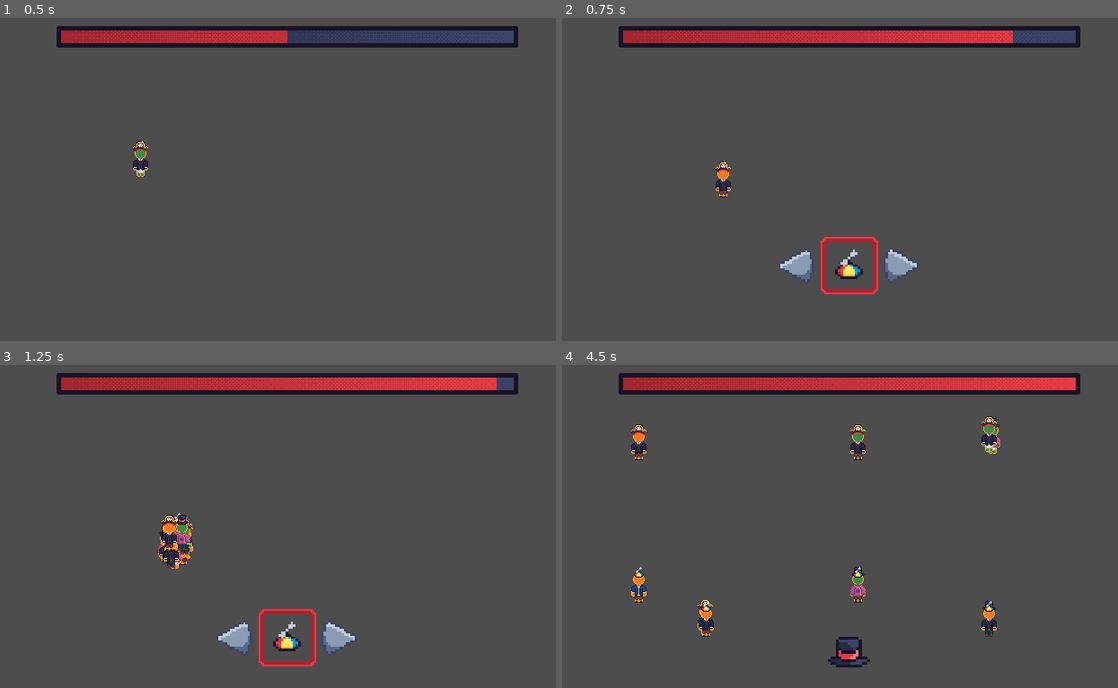
Above: before the commit, frames 1-4 (two rows, left to right).
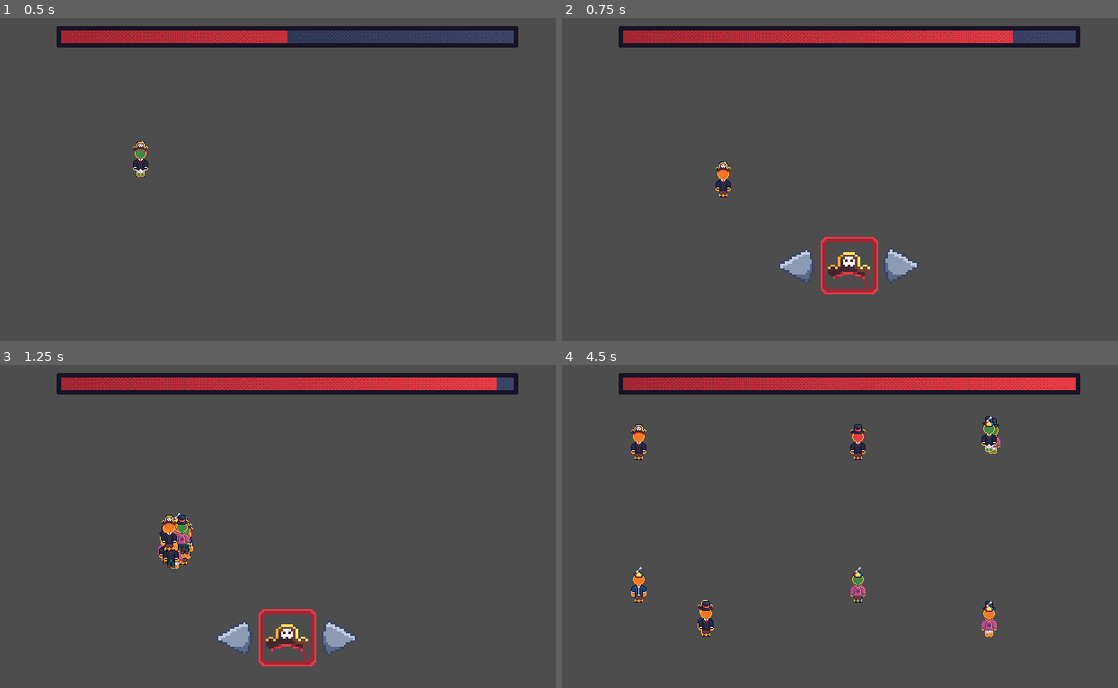
Above: after the commit, the same moments.

Repository: LaneMcMartin/FastFashion
Game: Godot game, scene res://main/main.tscn
The game is run twice, just before and just after one commit, with the same random seed, the same clock (stepped at 60 frames per second) and the same inputs.
Inputs (mouse positions are in pixels of both pictures, inside the frame that each line leads up to):
- Up to frame 1 (0.5 s): no input
- Up to frame 2 (0.75 s): move the mouse to (701, 160) at 0.52 s; press the mouse at (701, 160) at 0.53 s; hold D (RIGHT) from 0.53 s (still down)
- Up to frame 3 (1.25 s): keep holding D (RIGHT)
- Up to frame 4 (4.5 s): move the mouse to (734, 532) at 1.27 s; release D (RIGHT) at 1.28 s; release the mouse at (734, 532) at 1.28 s; hold A (LEFT) 1.28-2.03 s; tap Space (SELECT) at 1.35, 2.85, 4.35 s; click (734, 532) at 1.42 s; move the mouse to (906, 455) at 2.02 s; press the mouse at (906, 455) at 2.03 s; hold D (RIGHT) 2.03-3.53 s; move the mouse to (684, 487) at 2.77 s; release the mouse at (684, 487) at 2.78 s; click (684, 487) at 2.92 s; move the mouse to (1023, 574) at 3.52 s; press the mouse at (1023, 574) at 3.53 s; hold A (LEFT) from 3.53 s (still down); move the mouse to (684, 487) at 4.27 s; release the mouse at (684, 487) at 4.28 s; click (684, 487) at 4.42 s

Frame 1 is identical in both runs. In frame 2, 0.5% of the frame differs, in the area x 47-56%, y 71-84%; in frame 3, 0.5%; in frame 4, 0.8%, in the area x 24-79%, y 15-94%.

Commit message:
Fixed item selector offset bug

Diff:
--- a/selector/selector.gd
+++ b/selector/selector.gd
@@ -33,6 +33,7 @@
 func update(new_type: CompositeSprite.TYPE) -> void:
 	current_type = new_type
 	item.offset.y = CompositeSprite.sprite_offsets[current_type]
+	_scroll_selection(Selector.DIRECTION.RIGHT)
 
 
 func _left_arrow_clicked(viewport: Node, event: InputEvent, shape_idx: int) -> void:
--- a/selector/selector.tscn
+++ b/selector/selector.tscn
@@ -76,6 +76,21 @@
 "Pulse": SubResource("Animation_0a6ju")
 }
 
+[sub_resource type="Animation" id="Animation_rubv1"]
+resource_name = "Hide"
+tracks/0/type = "value"
+tracks/0/imported = false
+tracks/0/enabled = true
+tracks/0/path = NodePath(".:position")
+tracks/0/interp = 2
+tracks/0/loop_wrap = true
+tracks/0/keys = {
+"times": PackedFloat32Array(0, 0.3, 0.5),
+"transitions": PackedFloat32Array(1, 0.5, 1),
+"update": 0,
+"values": [Vector2(0, 0), Vector2(0, -20), Vector2(0, 100)]
+}
+
 [sub_resource type="Animation" id="Animation_cdc0a"]
 resource_name = "Passive"
 length = 1.5
@@ -106,21 +121,6 @@
 "transitions": PackedFloat32Array(1),
 "update": 0,
 "values": [Vector2(0, 0)]
-}
-
-[sub_resource type="Animation" id="Animation_rubv1"]
-resource_name = "Hide"
-tracks/0/type = "value"
-tracks/0/imported = false
-tracks/0/enabled = true
-tracks/0/path = NodePath(".:position")
-tracks/0/interp = 2
-tracks/0/loop_wrap = true
-tracks/0/keys = {
-"times": PackedFloat32Array(0, 0.3, 0.5),
-"transitions": PackedFloat32Array(1, 0.5, 1),
-"update": 0,
-"values": [Vector2(0, 0), Vector2(0, -20), Vector2(0, 100)]
 }
 
 [sub_resource type="AnimationLibrary" id="AnimationLibrary_g0fa0"]
Not shown, changed: .gitignore
